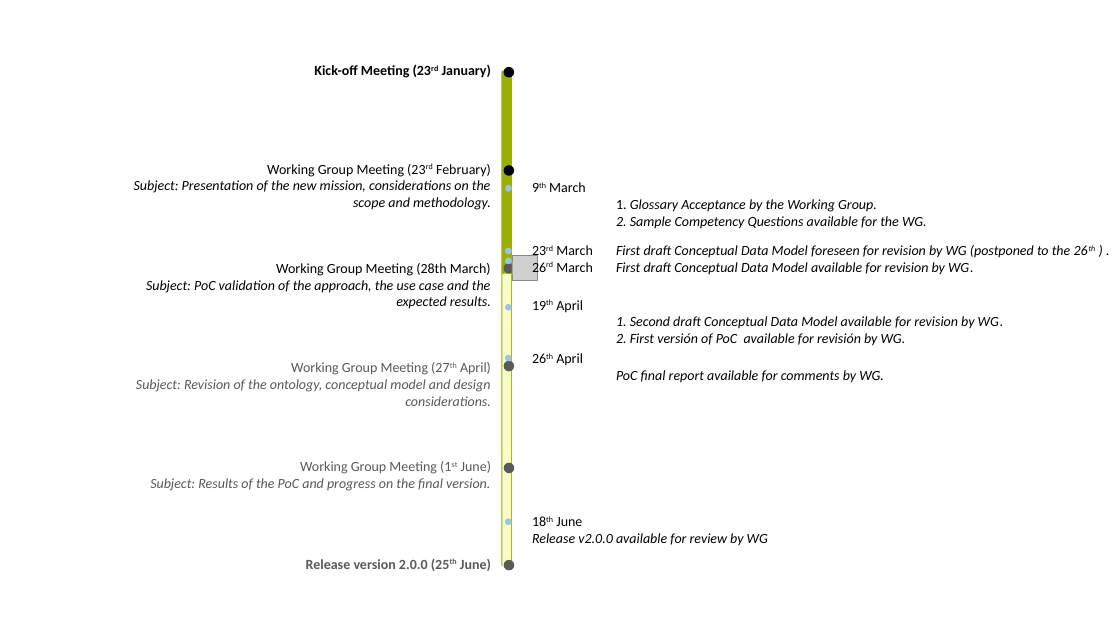
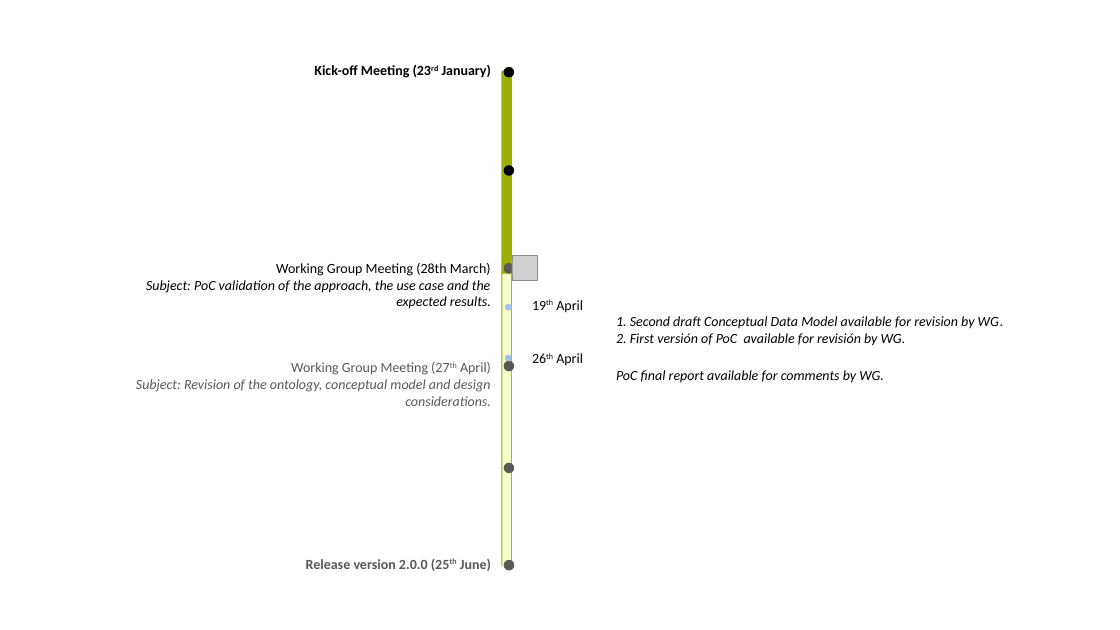
Before and after one commit to eProcurement-everis/ePO, a slide deck: slide 2 of 08_Project_management/WGM Reports/5th_WGM/Timeline.pptx. Drawn at 1120x630 pixels with LibreOffice and Linux fonts; fonts in the diff are those of the drawing; grey boxes stand for pictures. Boxes give left, top, right and bottom in pixels: in the first picture for what was removed or moved away, otherwise in the second. Text is boxed around its words. In the diff, an @@ line names an element or a change of style, - is before the commit and + after.

Commit message:
WGM ppt preparation updated

```diff
--- a/08_Project_management/WGM Reports/5th_WGM/Timeline.pptx
+++ b/08_Project_management/WGM Reports/5th_WGM/Timeline.pptx
@@ text removed at [134, 164, 491, 210] @@
-Working Group Meeting (23rd February)
-Subject: Presentation of the new mission, considerations on the scope and methodology.
@@ ellipse removed at [505, 185, 512, 192] @@
@@ text removed at [549, 182, 927, 229] @@
-9th March
-1. Glossary Acceptance by the Working Group.
-2. Sample Competency Questions available for the WG.
@@ ellipse removed at [505, 248, 512, 255] @@
@@ ellipse removed at [505, 258, 512, 265] @@
@@ text removed at [556, 245, 1071, 275] @@
-23rd March First draft Conceptual Data Model foreseen for revision by WG (postponed to the 26th ) .
-26rd March First draft Conceptual Data Model available for revision by WG.
@@ text removed at [150, 461, 491, 491] @@
-Working Group Meeting (1st June)
-Subject: Results of the PoC and progress on the final version.
@@ ellipse removed at [505, 518, 512, 525] @@
@@ text removed at [532, 517, 768, 546] @@
-18th June
-Release v2.0.0 available for review by WG
```
